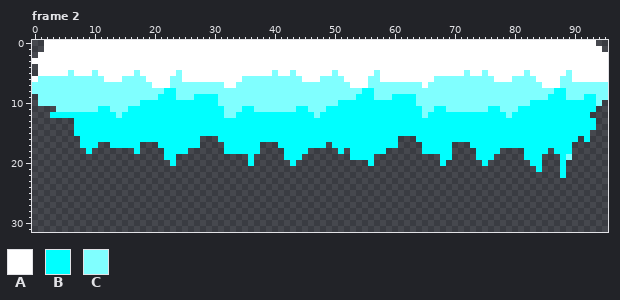
Two versions of one pixel-art file, images/moving-platforms/all.aseprite. The first picture shows the starting point.
96x32 pixels, 2 frames. Shown: frame 2.
Palette (. is transparent): A #ffffff  B #00ffff  C #80ffff
Pixels before, frame 2 (only the part around the change), first column x 0:
 0 ..AAAAAAAAAAAAAAAAAAAAAAAAAAAAAAAAAAAAAAAAAAAAAAAAAAAAAAAAAAAAAAAAAAAAAAAAAAAAAAAAAAAAAAAAAAAA..
 1 ..AAAAAAAAAAAAAAAAAAAAAAAAAAAAAAAAAAAAAAAAAAAAAAAAAAAAAAAAAAAAAAAAAAAAAAAAAAAAAAAAAAAAAAAAAAAAA.
 2 .AAAAAAAAAAAAAAAAAAAAAAAAAAAAAAAAAAAAAAAAAAAAAAAAAAAAAAAAAAAAAAAAAAAAAAAAAAAAAAAAAAAAAAAAAAAAAAA
 3 AAAAAAAAAAAAAAAAAAAAAAAAAAAAAAAAAAAAAAAAAAAAAAAAAAAAAAAAAAAAAAAAAAAAAAAAAAAAAAAAAAAAAAAAAAAAAAAA
 4 .AAAAAAAAAAAAAAAAAAAAAAAAAAAAAAAAAAAAAAAAAAAAAAAAAAAAAAAAAAAAAAAAAAAAAAAAAAAAAAAAAAAAAAAAAAAAAAA
 5 .AAAAACAAACAAAAAACAAAAAACAAAAAAAAAAAAAAACAACAAAAAACAAAAAACAAAAAAAAAAAAAACAACAAAAAACAAAAAACAAAAAA
 6 ACCCCCCCCCCCAAACCCCAAAACCAAAAAAAAAACCCCCCCCCCAAACCCCAAAACCAAAAAAAAACCCCCCCCCCAAACCCCAAAACCAAAAAA
 7 CCCCCCCCCCCCCCCCCCCCAAACCCCCCCCCAACCCCCCCCCCCCCCCCCCCAAACCCCCCCCCACCCCCCCCCCCCCCCCCCCAAACCCCCCCC
 8 CCCCCCCCCCCCCCCCCCCCCCBBCCCCCCCCCCCCCCCCCCCCCCCCCCCCCCCBBCCCCCCCCCCCCCCCCCCCCCCCCCCCCCCBBCCCCCCC
 9 .CCCCCCCCCCCCCCCCCCCCBBBCCCBBBBCCCCCCCCCCCCCCCCCCCCCCCBBBCCCBBBBCCCCCCCCCCCCCCCCCCCCCCBBBCCCBBCC
10 .CCCCCCCCCCCCCCCCCBBBBBBBBBBBBBCCCCCCCCCCCCCCCCCCCCBBBBBBBBBBBBBCCCCCCCCCCCCCCCCCCCBBBBBBBBBBBC.
11 ....CCCCCCCBBCCCBBBBBBBBBBBBBBBBCCCBBCCCCCCCBBCCCBBBBBBBBBBBBBBBBCCBBCCCCCCCBBCCCBBBBBBBBBBBBB..
12 ...BBBBBBBBBBBCBBBBBBBBBBBBBBBBBCCBBBBBBBBBBBBBCBBBBBBBBBBBBBBBBBCBBBBBBBBBBBBBCBBBBBBBBBBBBB...
13 .......BBBBBBBBBBBBBBBBBBBBBBBBBBBBBBBBBBBBBBBBBBBBBBBBBBBBBBBBBBBBBBBBBBBBBBBBBBBBBBBBBBBBBBB..
14 .......BBBBBBBBBBBBBBBBBBBBBBBBBBBBBBBBBBBBBBBBBBBBBBBBBBBBBBBBBBBBBBBBBBBBBBBBBBBBBBBBBBBBBBB..
15 .......BBBBBBBBBBBBBBBBBBBBBBBBBBBBBBBBBBBBBBBBBBBBBBBBBBBBBBBBBBBBBBBBBBBBBBBBBBBBBBBBBBBBBB...
16 ........BBBBBBBBBBBBBBBBBBBB...BBBBBBBBBBBBBBBBBBBBBBBBBBBBBB...BBBBBBBBBBBBBBBBBBBBBBBBBBB.B...
17 ........BBB..BBBBB...BBBBBBB....BBBBBB...BBBBBBBB.BBBBBBBBBBB....BBBBB...BBBBBBBBBBBBBBBBB......
18 .........B.......B....BBBB......BBBBBB....BBBB.....B.BBBBBB......BBBBB....BBBB....BBBB.BBB......
19 ......................BB............B.....BBB........BBBB...........BB....BBB.....BBB...BC......
20 .......................B............B......B............B...........B......B.......BB...B.......
21 ....................................................................................B...B.......
22 ........................................................................................B.......
23 ................................................................................................
24 ................................................................................................
25 ................................................................................................
26 ................................................................................................
27 ................................................................................................
28 ................................................................................................
29 ................................................................................................
30 ................................................................................................
31 ................................................................................................
And afterwards:
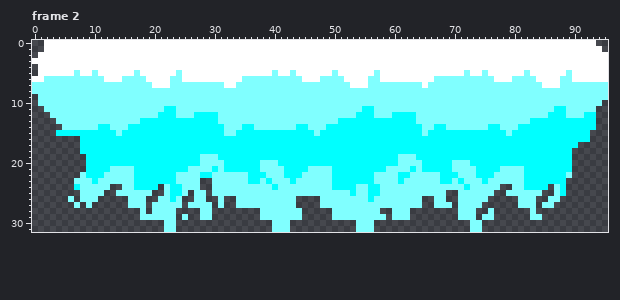
Changes in this commit:
Changed rows in their new state; - is an unchanged pixel.
Frame 2:
first column x 1:
 5 -----AC--------------------------------------------------------------------------------------
 6 A--------------------------------------------------------------------------------------------
 8 ---------------------CC-------------------------------CC------------------------------CC-----
 9 --------------------CCC---CCCC-----------------------CCC---CCCC----------------------CCC---CC
10 -----------------CCCCCCCCCCCCC--------------------CCCCCCCCCCCCC-------------------CCCCCCCCCCC
11 -CC-------CC---CCCCCC--CCCCCCCC---CC-------CC---CCCCCC--CCCCCCCC--CC-------CC---CCCCCC--CCCCC
12 --CCCCCCCCCCC-CCCCCC---CCC----C--CCCCCCCCCCCCC-CCCCCC---CCC----C-CCCCCCCCCCCCC-CCCCCC---CCC-B
13 ---CCCCCCCCCCCCCC-------------CCCCCCCCCCCCCCCCCCCC-------------CCCCCCCCCCCCCCCCCCC-----------
14 ----CCCCCC--CCC----------------CCC--CCCCCCC--CCC----------------CC--CCCCCCC--CCC-------------
15 ---BBB-------C-----------------CC-------------C-----------------C-------------C--------------
16 ---------------------------BBB------------------------------BBB---------------------------B--
17 ----------BB-----BBB-------BBBB------BBB--------B-----------BBBB-----BBB-----------------B---
18 -------B-BBBBBBB-BBBB----BBBBBB------BBBB----BBBBB-B------BBBBBB-----BBBB----BBBB----B-------
19 --------BBBBBBBBBBBBB--BBBBCCCBBBBB-BBBBB---BBBBBBBB----BBBBCCCBBBB--BBBB---BBBBB---BBB-B----
20 --------BBBBBBBBBBBBBB-BBBBCCCCBBBB-BCCCBB-BBBBBBBBBBBB-BBBBCCCCBBB-BCCCBB-BBBBBBB--BBB-B----
21 --------BBBBCCCCBBBBBBBBBCCCCBCBBBBBBCCCCBBBBCCCCBBBBBBBBBCCCCBCBBBBBCCCCBBBBCCCCBB-BBB-B----
22 -------CBBBCCCCCBBBBBBBCCCCBBCCCCCCBBBCCCBBBCCCCCBBBBBBBCCCCBBCCCCCBBBCCCBBBCCCCCBBBBBB-C----
23 ------CCCBCCCCCCBBBBBBBCCCC--CCCCCCBBCBCCCBCCCCCCBBBBBBBCCCCBCCCCCCBBCBCCCBCCCCCCBBBBBBB-----
24 ------BCCCCC--CCBBBB-CBBCCC--CCCCCCCCCCBCCCCCCCCCBBBBCCBBCCCCCCCCCCCCCCBCCCCC--CCBBBB-CB-----
25 -------CCCC--CCCCCC--CBBC-CC-CCCCCCCCCCCCCCCCCCCCCCCBCCBBCCCCCCCCCCC--CCCCCC--CCCCCC--CB-----
26 -----C-CCC-----CCC--CCBC--CC--C--CCCCCCCCCC----CCCCCCCCBCCCCCCCC--CC--CCCCC-----CCC--CC------
27 ------C-C------CCC-CCCCC-CCCC-C--CCCCCCCCCC----CCCCCCCCCCCCCCCCC--CCC-CCCC------CCC-CC-------
28 -----------------C-CCCC----CC--------CCCCCCC-----CCCCCCCC--CCC--------CCC--C------C----------
29 -----------------CCCCCC-C--CC--------CCCCCCC-----CCCCCCCCC-CCC--------CCC-CC------CC---------
30 ---------------------CC----------------CCC-----------CCC----------------CC-------------------
31 ---------------------CC----------------CCC-----------CCC----------------CC-------------------
Pixel boxes of the changes (left, top, right, bottom) in both pictures:
changed: (68, 70, 80, 76)
changed: (38, 76, 596, 232)
